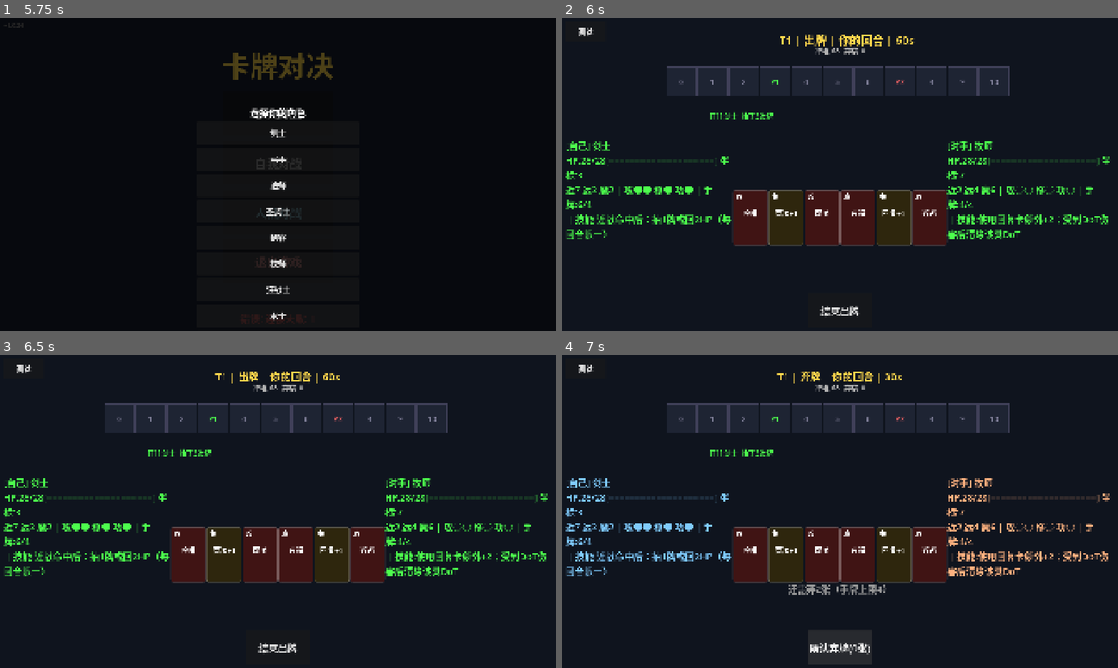
Above: before the commit, frames 1-4 (two rows, left to right).
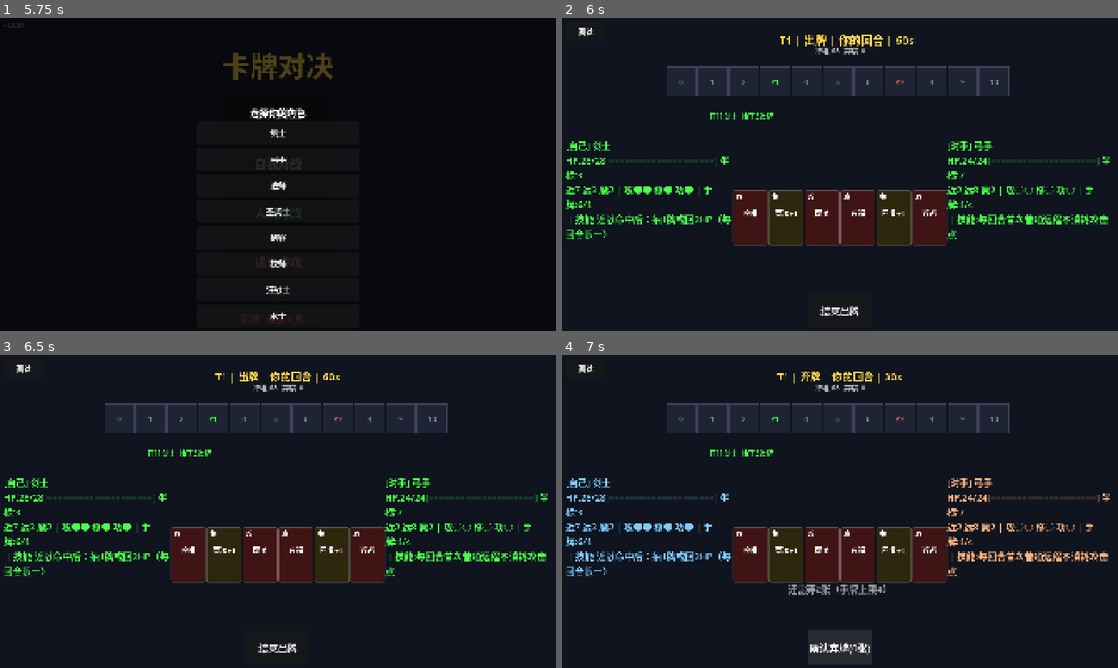
Above: after the commit, the same moments.

Repository: 41hu/card_duel
Game: Godot game, scene res://scenes/main_menu.tscn
The game is run twice, just before and just after one commit, with the same random seed, the same clock (stepped at 60 frames per second) and the same inputs.
Inputs (mouse positions are in pixels of both pictures, inside the frame that each line leads up to):
- Up to frame 1 (5.75 s): click "多人对战" at 0.5 s; click "自我对战" at 1.25 s; click (227, 174) at 2.02 s; type "12" at 2.1 s; click "加入" at 2.75 s; click "返回" at 3.5 s; click "人机对战" at 4.25 s; click "简单" at 5 s
- Up to frame 2 (6 s): click "剑士" at 5.75 s
- Up to frame 3 (6.5 s): no input
- Up to frame 4 (7 s): click "结束出牌" at 6.5 s

Frame 1 is identical in both runs. In frame 2, 0.9% of the frame differs, in the area x 69-99%, y 39-71%; in frame 3, 0.9%; in frame 4, 0.9%.

Commit message:
balance: 新增角色快枪手(双发机制)(含逻辑改动)
快枪手(gunslinger): HP26/近2/远6/魔2
- 远程/穿心固定消耗2攻击点, 造成两段伤害(双发机制, 快枪手独有)
- 每段=(远攻-距离)/2; 穿心每段=(远攻+3-距离)/2; 两段各需一次响应
- character_skills.gd 三个多段攻击预留钩子填加快枪手分支
- 角色池 8名 → 9名, 同步 GAME_RULES/README

含逻辑改动: 涉及 scripts/core/character_skills.gd, 需主维护者部署服务器
备注: ai_player.gd 伤害估算未含双发公式, AI 用快枪手决策会不最优, 待主维护者适配

Diff:
--- a/scripts/core/character_skills.gd
+++ b/scripts/core/character_skills.gd
@@ -213,20 +213,32 @@
 # 攻击 AP 消耗覆盖：返回 -1 = 使用卡牌默认消耗
 func get_attack_cost(player_idx: int, type_id: String) -> int:
 	match _ms.players[player_idx].char_id:
-		# "gunslinger": 远程/穿心固定消耗 2 攻击行动点
+		"gunslinger":
+			if type_id in ["range", "pierce"]:
+				return 2  # 远程/穿心固定消耗 2 攻击行动点
+			return -1
 		_: return -1
 
 # 攻击段数：返回 1 = 单段（现有行为）；>1 = 多段攻击（每段独立 计算→响应→扣血→特效→死亡判定）
 func get_attack_hit_count(player_idx: int, type_id: String) -> int:
 	match _ms.players[player_idx].char_id:
-		# "gunslinger": 远程/穿心返回 2（两段伤害）
+		"gunslinger":
+			if type_id in ["range", "pierce"]:
+				return 2  # 远程/穿心两段伤害
+			return 1
 		_: return 1
 
 # 攻击基础伤害公式覆盖：返回 -1 = 使用标准公式；>=0 = 用角色公式（后续武器/防具/Buff 修正照常）
 # distance 为当前距离；多段攻击每段独立调用
 func get_attack_base_damage(player_idx: int, type_id: String, distance: int) -> int:
-	match _ms.players[player_idx].char_id:
-		# "gunslinger": 普通远程 floor((面板-距离)/2)，穿心 floor((面板+3-距离)/2)
+	var p = _ms.players[player_idx]
+	match p.char_id:
+		"gunslinger":
+			if type_id == "range":
+				return max(0, floori((p.range_power - distance) / 2.0))
+			elif type_id == "pierce":
+				return max(0, floori((p.range_power + 3 - distance) / 2.0))
+			return -1
 		_: return -1
 
 func _swordsman_hit(player_idx: int, damage_type: int):
--- a/scripts/data/character_data.gd
+++ b/scripts/data/character_data.gd
@@ -1,4 +1,4 @@
-# character_data.gd — 角色数据定义（8名角色）
+# character_data.gd — 角色数据定义（9名角色）
 extends RefCounted
 
 const CHARACTER_DB = {
@@ -10,6 +10,7 @@
 	"priest":      {name="牧师",   hp=28, near=2, range=4, magic=6, skill="priest",       skill_desc="使用回复卡额外+2；受到DoT伤害后清除该类DoT"},
 	"berserker":   {name="狂战士", hp=28, near=8, range=2, magic=2, skill="berserker",    skill_desc="受直接攻击后获得狂化（近战+1，持续3回合，可叠加）"},
 	"warlock":     {name="术士",   hp=24, near=2, range=3, magic=5, skill="warlock",      skill_desc="功能点+1；未用功能牌则回合结束抽1张"},
+	"gunslinger":  {name="快枪手", hp=26, near=2, range=6, magic=2, skill="gunslinger",   skill_desc="远程攻击固定消耗2攻击点，造成两段伤害（每段=(远攻-距离)/2，穿心每段=(远攻+3-距离)/2）；两段各需一次响应"},
 }
 
-const CHARACTER_IDS = ["swordsman", "archer", "mage", "paladin", "assassin", "priest", "berserker", "warlock"]
+const CHARACTER_IDS = ["swordsman", "archer", "mage", "paladin", "assassin", "priest", "berserker", "warlock", "gunslinger"]
Not shown, changed: GAME_RULES.md
Not shown, changed: README.md
